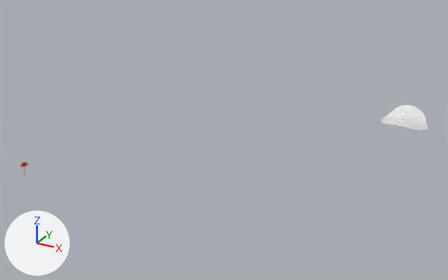
A saved change to the Blender file flower/assets/flower.blend.
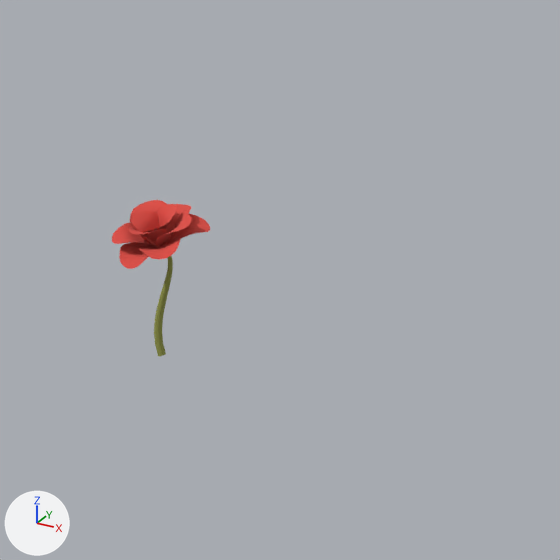
The first picture shows the older version from a 50 mm camera at (14.99, -13.26, 9.39) aimed at (4.64, 5.55, -0.01). The close-ups show both versions on the part from 2% to 13% of the width and 52% to 69% of the height of that picture; other places that the commit changed are outside them. Lighting does not change. The marker at lower left points along +X, +Y and +Z.

In view in the first close-up: 'petals', 'petals.001', 'petals.002', 'petals.003', 'petals.004', 'petals.005', 'petals.006', 'petals.007', 'petals.008', 'petals.009', 'petals.010', 'petals.011', 'stem'.
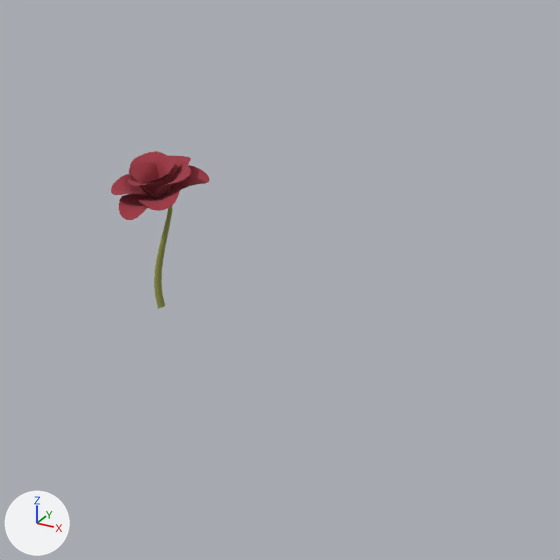
Location of each change, (x1, y1, x2, y2) in pixels of the close-ups (560 x 560 px):
'stem', reshaped
    before: (154, 256, 173, 356)
    after: (154, 190, 172, 308)
'petals', surface changed, moved
    before: (119, 242, 165, 269)
    after: (119, 193, 164, 220)
'petals.010', surface changed, moved
    before: (131, 211, 160, 247)
    after: (131, 162, 159, 198)
'petals.003', surface changed, moved
    before: (139, 235, 182, 260)
    after: (138, 187, 181, 211)
'petals.005', surface changed, moved
    before: (112, 223, 156, 246)
    after: (111, 174, 159, 198)
'petals.001', surface changed, moved
    before: (173, 214, 210, 238)
    after: (165, 165, 210, 196)
'petals.006', surface changed, moved
    before: (156, 212, 191, 247)
    after: (155, 163, 191, 197)
'petals.007', surface changed, moved
    before: (130, 200, 173, 237)
    after: (129, 151, 172, 188)
'petals.009', moved
    before: (156, 204, 177, 244)
    after: (155, 155, 176, 180)
'petals.008', surface changed, moved
    before: (129, 227, 170, 244)
    after: (128, 179, 169, 195)
'petals.004', surface changed, moved
    before: (170, 204, 191, 240)
    after: (169, 156, 191, 191)
'petals.011', moved
    before: (141, 220, 173, 244)
    after: (140, 172, 173, 195)
'petals.002', moved
    before: (130, 242, 153, 246)
    after: (131, 193, 151, 197)

What changed in the scene script:
```text
Change me_béziercurve:
    remove me_béziercurve.from_pydata(...)  # 156 vertices, 144 faces; spans x -0.022..0.054, y -0.035..0.026, z -0.151..0.229
    add me_béziercurve.from_pydata(...)  # 223 vertices, 210 faces; spans x -0.02..0.095, y -0.011..0.054, z -0.007..0.403
    me_béziercurve part 1: 156 vertices removed from x -0.022..0.054, y -0.035..0.026, z -0.151..0.229; 223 vertices added at x -0.02..0.095, y -0.011..0.054, z -0.007..0.403
Change me_nurbspath:
    where me_nurbspath.from_pydata(...)  # 45 vertices, 32 faces; spans x -0.0611..0.0611, y -0.0669..0.0669, z -0.022..0.022
    me_nurbspath part 2: texture (UV) coordinates of 32 of 32 faces, centred in x -0.0446..0.0454, y -0.0596..0.0547, z -0.0157..0.0141, changed; they spanned u 0.1..0.17, v 0.79..0.95 and now span u 0.35..0.43, v 0.81..0.96
Change me_nurbspath_001:
    where me_nurbspath_001.from_pydata(...)  # 45 vertices, 32 faces; spans x -0.063..0.063, y -0.0636..0.0636, z -0.0265..0.0265
    me_nurbspath_001 part 3: texture (UV) coordinates of 32 of 32 faces, centred in x -0.0572..0.0574, y -0.0578..0.0585, z -0.0228..0.0187, changed; they spanned u 0.1..0.17, v 0.79..0.95 and now span u 0.35..0.43, v 0.81..0.96
Change me_nurbspath_003:
    where me_nurbspath_003.from_pydata(...)  # 45 vertices, 32 faces; spans x -0.0643..0.0643, y -0.0631..0.0631, z -0.0252..0.0252
    me_nurbspath_003 part 4: texture (UV) coordinates of 32 of 32 faces, centred in x -0.0585..0.0593, y -0.0564..0.0574, z -0.0232..0.0168, changed; they spanned u 0.1..0.17, v 0.79..0.95 and now span u 0.35..0.43, v 0.81..0.96
Change me_nurbspath_004:
    where me_nurbspath_004.from_pydata(...)  # 45 vertices, 32 faces; spans x -0.0606..0.0606, y -0.0589..0.0589, z -0.0382..0.0382
    me_nurbspath_004 part 5: texture (UV) coordinates of 32 of 32 faces, centred in x -0.0455..0.0452, y -0.0517..0.0501, z -0.0307..0.034, changed; they spanned u 0.1..0.17, v 0.79..0.95 and now span u 0.35..0.43, v 0.81..0.96
Change me_nurbspath_005:
    where me_nurbspath_005.from_pydata(...)  # 45 vertices, 32 faces; spans x -0.0593..0.0593, y -0.0649..0.0649, z -0.0301..0.0301
    me_nurbspath_005 part 6: texture (UV) coordinates of 32 of 32 faces, centred in x -0.0533..0.0514, y -0.0599..0.0591, z -0.0251..0.0234, changed; they spanned u 0.1..0.17, v 0.79..0.95 and now span u 0.35..0.43, v 0.81..0.96
Change me_nurbspath_006:
    where me_nurbspath_006.from_pydata(...)  # 45 vertices, 32 faces; spans x -0.0554..0.0554, y -0.0591..0.0591, z -0.0459..0.0459
    me_nurbspath_006 part 7: texture (UV) coordinates of 32 of 32 faces, centred in x -0.0502..0.0472, y -0.0414..0.0454, z -0.0384..0.0421, changed; they spanned u 0.1..0.17, v 0.79..0.95 and now span u 0.35..0.43, v 0.81..0.96
Change me_nurbspath_007:
    where me_nurbspath_007.from_pydata(...)  # 45 vertices, 32 faces; spans x -0.0549..0.0549, y -0.0518..0.0518, z -0.0502..0.0502
    me_nurbspath_007 part 8: texture (UV) coordinates of 32 of 32 faces, centred in x -0.0503..0.0497, y -0.0363..0.0458, z -0.0417..0.0478, changed; they spanned u 0.1..0.17, v 0.79..0.95 and now span u 0.35..0.43, v 0.81..0.96
Change me_nurbspath_008:
    where me_nurbspath_008.from_pydata(...)  # 45 vertices, 32 faces; spans x -0.0558..0.0558, y -0.0514..0.0514, z -0.0421..0.0421
    me_nurbspath_008 part 9: texture (UV) coordinates of 32 of 32 faces, centred in x -0.0401..0.0431, y -0.0434..0.047, z -0.0338..0.0399, changed; they spanned u 0.1..0.17, v 0.79..0.95 and now span u 0.35..0.43, v 0.81..0.96
Change me_nurbspath_010:
    where me_nurbspath_010.from_pydata(...)  # 45 vertices, 32 faces; spans x -0.0356..0.0356, y -0.0499..0.0499, z -0.0471..0.0471
    me_nurbspath_010 part 10: texture (UV) coordinates of 32 of 32 faces, centred in x -0.029..0.0317, y -0.0389..0.0374, z -0.0391..0.0449, changed; they spanned u 0.1..0.17, v 0.79..0.95 and now span u 0.35..0.43, v 0.81..0.96
Change ob_petals:
    ob_petals.location: (0.052, -0.083, 0.218) -> (0.052, -0.061, 0.363)
Change ob_petals_001:
    ob_petals_001.location: (0.098, 0.04, 0.245) -> (0.098, 0.062, 0.39)
Change ob_petals_002:
    ob_petals_002.location: (-0.021, -0.026, 0.239) -> (-0.021, -0.003, 0.383)
Change ob_petals_003:
    ob_petals_003.location: (0.104, -0.06, 0.241) -> (0.104, -0.038, 0.386)
Change ob_petals_004:
    ob_petals_004.location: (0.039, 0.05, 0.255) -> (0.039, 0.072, 0.399)
Change ob_petals_005:
    ob_petals_005.location: (0.013, -0.068, 0.244) -> (0.013, -0.046, 0.389)
Change ob_petals_006:
    ob_petals_006.location: (0.107, -0.016, 0.261) -> (0.107, 0.007, 0.405)
Change ob_petals_007:
    ob_petals_007.location: (0.007, -0.002, 0.264) -> (0.007, 0.021, 0.408)
Change ob_petals_008:
    ob_petals_008.location: (0.054, -0.062, 0.254) -> (0.054, -0.04, 0.398)
Change ob_petals_009:
    ob_petals_009.location: (0.057, -0.001, 0.268) -> (0.057, 0.022, 0.412)
Change ob_petals_010:
    ob_petals_010.location: (0.021, -0.028, 0.257) -> (0.021, -0.005, 0.402)
Change ob_petals_011:
    ob_petals_011.location: (0.069, -0.029, 0.254) -> (0.069, -0.007, 0.398)
```
